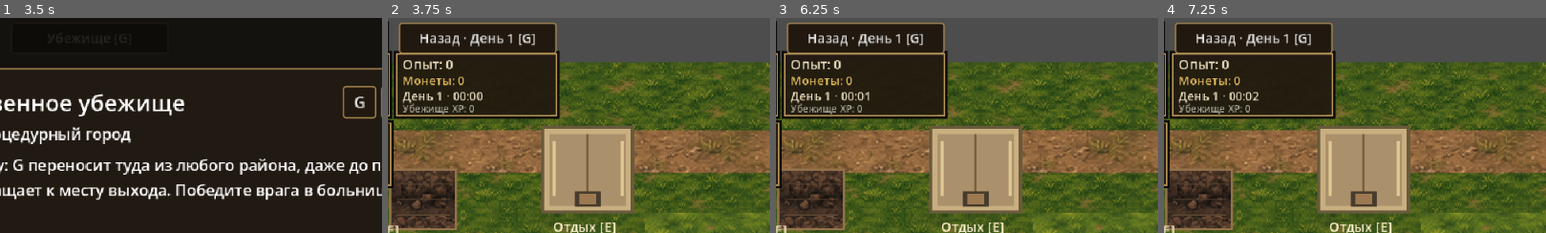
Above: before the commit, frames 1-4 (left to right).
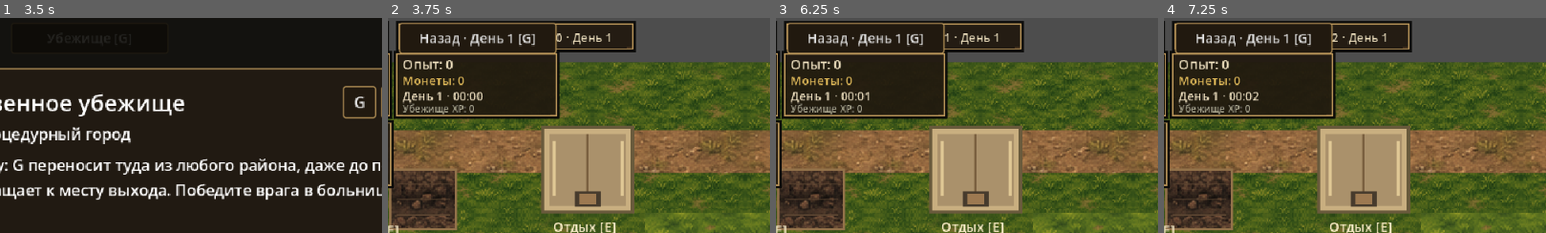
Above: after the commit, the same moments.

Repository: AndreyCokol/My_shelter
Game: Godot game, scene res://game/scenes/main/playable.tscn
The game is run twice, just before and just after one commit, with the same random seed, the same clock (stepped at 60 frames per second) and the same inputs.
Inputs (mouse positions are % of the whole screen's width and height, from its top left):
- Up to frame 1 (3.5 s): click (49, 80) at 0.52 s; type "12" at 0.6 s; click "Начать игру" at 1.25 s; click "Начать игру" at 2 s; click "Убежище [G]" at 2.75 s
- Up to frame 2 (3.75 s): click "G" at 3.5 s
- Up to frame 3 (6.25 s): click (91, 15) at 4.25 s; click "Назад · День 1 [G]" at 5 s; click "× [Esc]" at 5.75 s
- Up to frame 4 (7.25 s): click "+" at 6.5 s
The pictures show only the part of the screen within x 33-83%, y 0-50%; the shares and areas given below are measured in that part.

Frame 1 is identical in both runs. In frame 2, 3.5% of the frame differs, in the area x 2-65%, y 1-16%; in frame 3, 3.5%; in frame 4, 3.5%.

Commit message:
feat(A5): port live scene banner onto current integrated HUD with renderer checks

Diff:
--- a/game/tests/e2e/run_visual_tests.gd
+++ b/game/tests/e2e/run_visual_tests.gd
@@ -28,6 +28,11 @@
 	check(not image.is_empty() and image.get_width() >= 640, "step13 real renderer produces viewport pixels")
 	image.save_png("/tmp/shelter-visual/welcome.png")
 	app.ui.close_panel()
+	await process_frame
+	check(app.ui.hud.current_day == 1 + floori(float(app.snapshot().game_time_minutes) / 1440.0),
+		"scene banner day uses the current saved game time")
+	check(not app.ui.hud.location_text.is_empty() and not app.ui.hud.scene_banner_text().is_empty(),
+		"scene banner uses live location text")
 	app.command("game.enemy_defeated") # Public UI facade must reject trusted-only command.
 	check(not app.snapshot().world_states.first_enemy_defeated, "step12 UI facade cannot issue trusted combat reward")
 	# Exercise real combat via actor, not a direct reward command.
@@ -46,6 +51,9 @@
 	hospital.interact()
 	check(app.snapshot().scene.current_scene_id == "hospital_0_2", "stairs are usable in the rendered interior")
 	app.transition("shelter")
+	await process_frame
+	check(app.ui.hud.scene_banner_text().to_lower().contains("убежище"),
+		"scene banner refreshes to the actual shelter")
 	check(app.command("inventory.claim_parcel", {"parcel_id": "starter"}).ok, "populate inventory with real gameplay items")
 	await process_frame
 	await RenderingServer.frame_post_draw
@@ -138,6 +146,13 @@
 	check(app.ui.get_viewport_rect().size == Vector2(640, 360),
 		"Full HD retains the 640x360 logical pixel-art interface")
 	var logical_rect: Rect2 = Rect2(Vector2.ZERO, app.ui.get_viewport_rect().size)
+	var banner: Rect2 = app.ui.hud.scene_banner_rect()
+	check(banner.size.x >= 24.0 and logical_rect.encloses(banner)
+		and not banner.intersects(Rect2(6, 4, 206, 23))
+		and not banner.intersects(app.ui.hud.map_node.get_global_rect()),
+		"Full HD scene banner fits without title or minimap overlap")
+	var banner_width := ThemeDB.fallback_font.get_string_size(app.ui.hud.scene_banner_text(), HORIZONTAL_ALIGNMENT_LEFT, -1, 10).x
+	check(banner_width <= banner.size.x - 18.0, "Full HD scene banner text remains bounded")
 	for section in [app.ui.hud.map_node, app.ui.hud.hotbar, app.ui.hud.navigation]:
 		check(logical_rect.encloses(section.get_global_rect()),
 			"Full HD HUD remains in logical view: " + section.name)
--- a/game/ui/exploration_hud.gd
+++ b/game/ui/exploration_hud.gd
@@ -175,6 +175,10 @@
 	VisualSkin.panel(self, Rect2(6, 4, 206, 23), safe)
 	draw_texture_rect_region(SHEET, Rect2(8, 5, 200, 21), TITLE)
 	draw_rect(Rect2(6, 4, 206, 23), VisualSkin.trim(safe), false, 1)
+	var banner := scene_banner_rect()
+	if banner.size.x >= 24.0:
+		VisualSkin.panel(self, banner, safe)
+		caption(self, banner.position + Vector2(8, 16), scene_banner_text(), 10)
 	VisualSkin.panel(self, Rect2(7, 29, 208, 54), safe)
 	frame(self, Rect2(9, 31, 47, 49))
 	draw_texture_rect_region(SHEET, Rect2(10, 32, 45, 39), PORTRAIT)
@@ -202,6 +206,18 @@
 	draw_rect(footer, Color("111511", 0.79) if safe else Color("0e141a", 0.86))
 	draw_line(Vector2(0, footer.position.y), Vector2(size.x, footer.position.y), VisualSkin.trim(safe), 1.0)
 	caption(self, Vector2(9, size.y - 5), "ЛКМ Атака   ·   E Подобрать/взаимодействовать   ·   Space Уклонение   ·   Ctrl Круг   ·   Tab Меню   ·   G Убежище", 8)
+
+
+func scene_banner_rect() -> Rect2:
+	# Reserve the existing title and minimap areas; the logical viewport is 640x360.
+	var left := maxf(219.0, (size.x - 198.0) * 0.5)
+	var right := minf(left + 198.0, size.x - 110.0)
+	return Rect2(left, 4.0, maxf(0.0, right - left), 23.0)
+
+
+func scene_banner_text() -> String:
+	var title := location_text if not location_text.is_empty() else current_scene_id
+	return _fit("%s · День %d" % [title, current_day], maxf(0.0, scene_banner_rect().size.x - 18.0), 10)
 
 
 func _fit(value: String, max_width: float, font_size: int) -> String:
